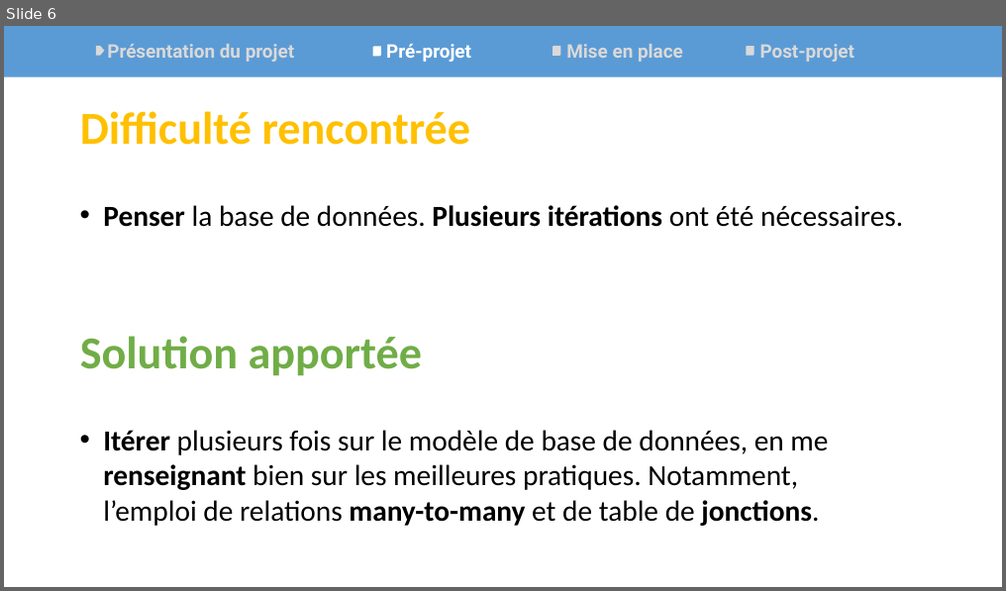
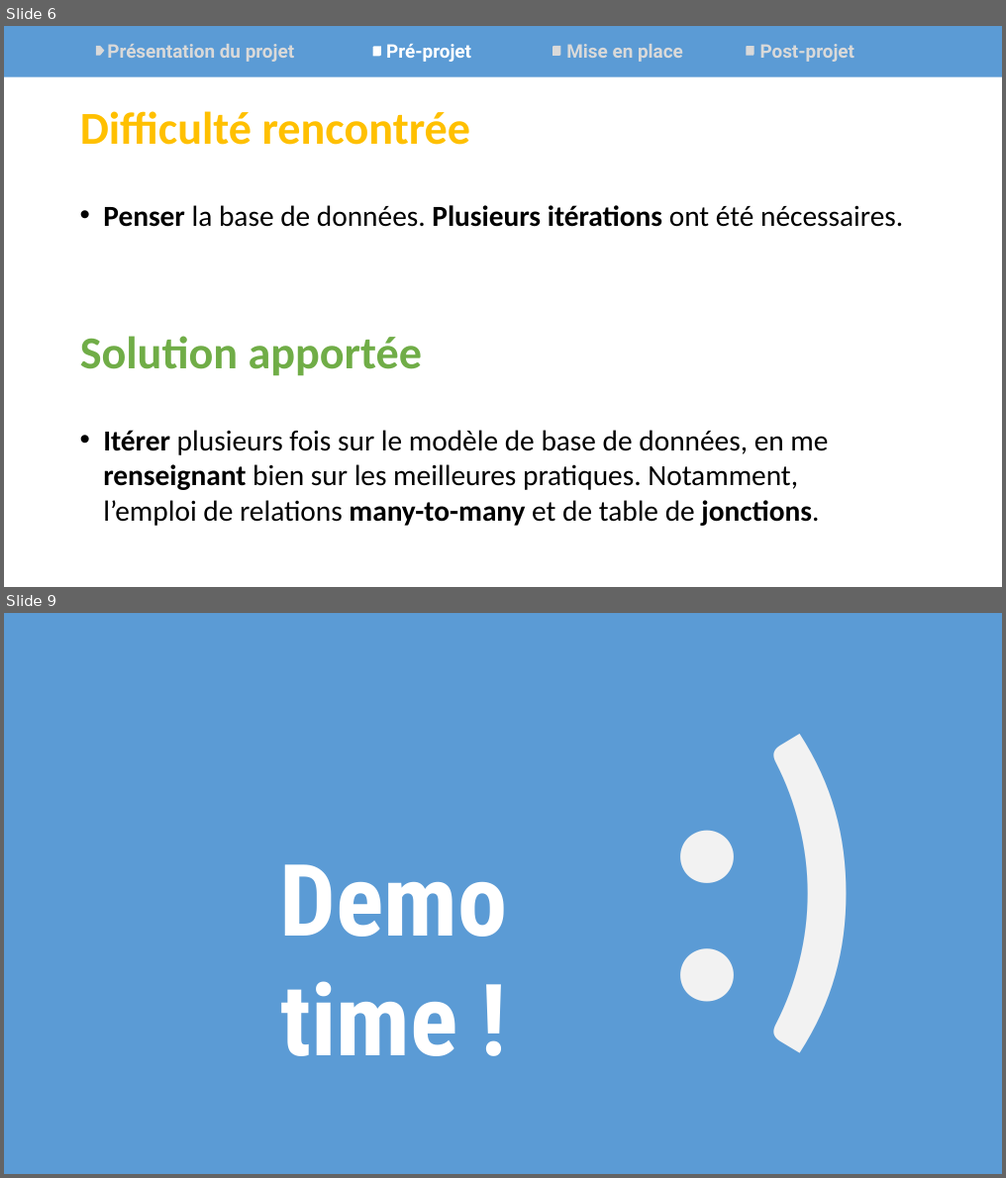
Before and after one commit to Synkied/OC_Projet-5, a slide deck: doc/livrables/Projet5_OpenFoodFacts_Oral.pptx. Shown one above the other, each under a label of ours: slide 6 before the commit, slides 6 and 9 after it; the slides between them are not shown. The pictures are 1006x591 and 1006x1178 pixels, drawn with LibreOffice and Linux fonts; fonts in the diff are those of the drawing. Boxes give left, top, right and bottom in pixels: in the first picture for what was removed or moved away, otherwise in the second. Text is boxed around its words. In the diff, an @@ line names an element or a change of style, - is before the commit and + after.

```diff
--- a/doc/livrables/Projet5_OpenFoodFacts_Oral.pptx
+++ b/doc/livrables/Projet5_OpenFoodFacts_Oral.pptx
@@ slide 9 added at bbox=[4, 613, 1002, 1174], background #FFFFFF @@
@@ rectangle added at bbox=[4, 613, 1002, 1174], fill #5B9BD5 @@
@@ text added at bbox=[650, 639, 879, 1079], 344 pt, text #F2F2F2, bold @@
+:)
@@ text added at bbox=[280, 864, 508, 1057], 96 pt, text #FFFFFF, bold @@
+Demo time !
```
Also in this commit, not shown: 3 slides changed, 1 slide removed, 10 other files.
